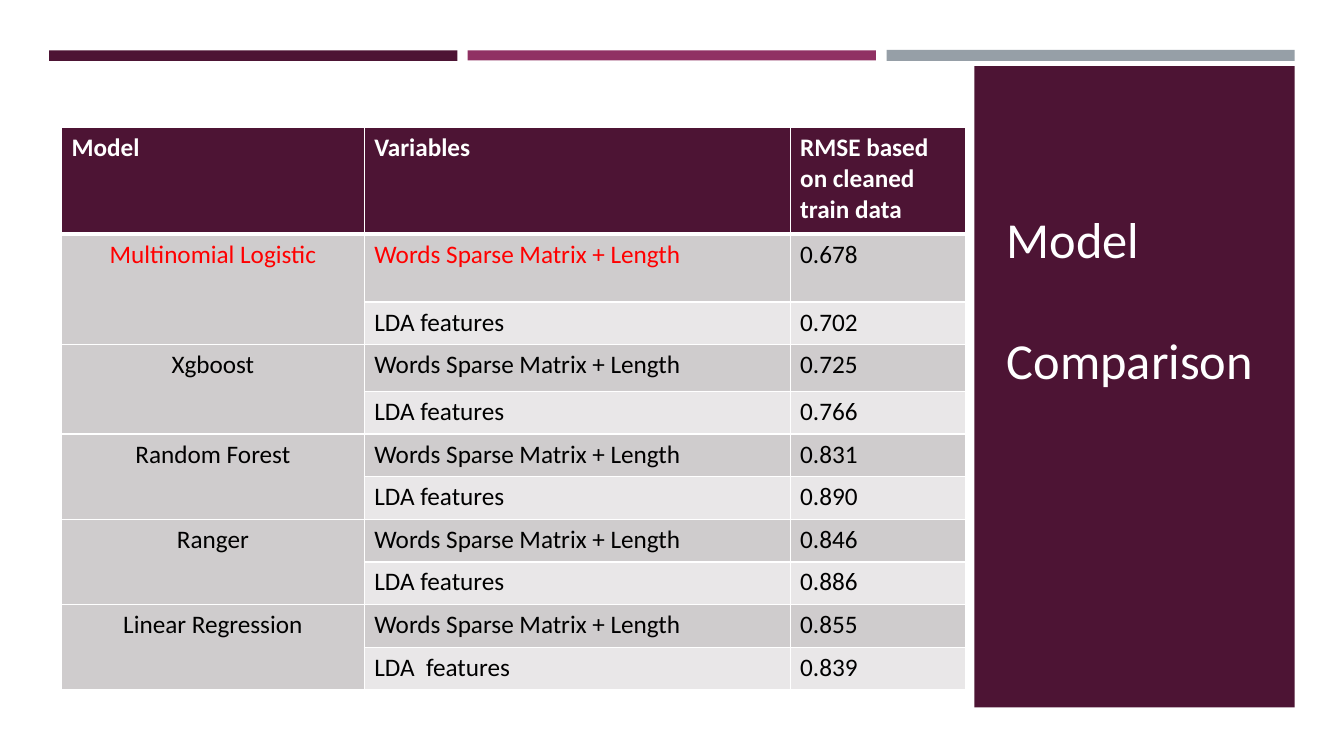
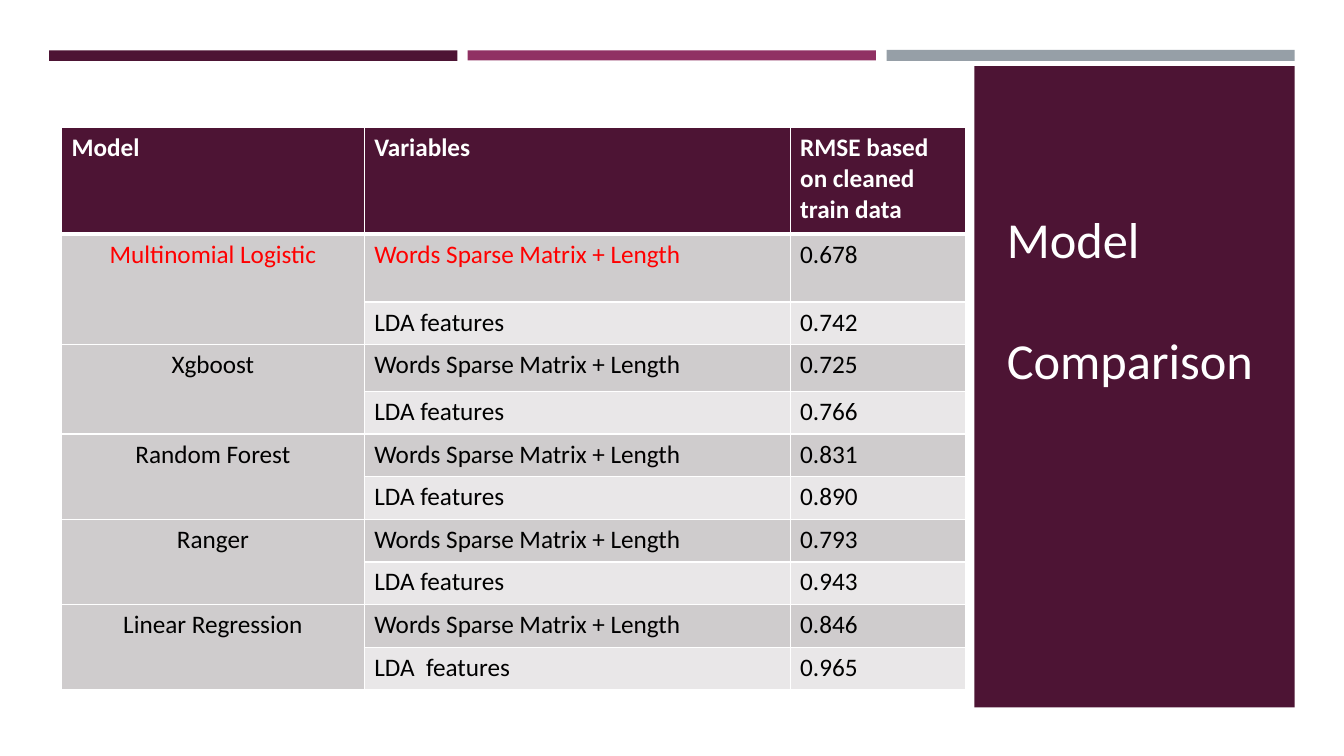
Before and after one commit to Wenqin-Xiong/Module-2, a slide deck: slide 17 of Silde/Wednesday_Group6_Pre2.pptx. Drawn at 1344x756 pixels with LibreOffice and Linux fonts; fonts in the diff are those of the drawing. Boxes give left, top, right and bottom in pixels: in the first picture for what was removed or moved away, otherwise in the second. Text is boxed around its words. In the diff, an @@ line names an element or a change of style, - is before the commit and + after.

```diff
--- a/Silde/Wednesday_Group6_Pre2.pptx
+++ b/Silde/Wednesday_Group6_Pre2.pptx
@@ table at (x1=62, y1=127, x2=965, y2=690) @@
-row 3, column 3: 0.702
+row 3, column 3: 0.742
-row 8, column 3: 0.846
+row 8, column 3: 0.793
-row 9, column 3: 0.886
+row 9, column 3: 0.943
-row 10, column 3: 0.855
+row 10, column 3: 0.846
-row 11, column 3: 0.839
+row 11, column 3: 0.965
```
